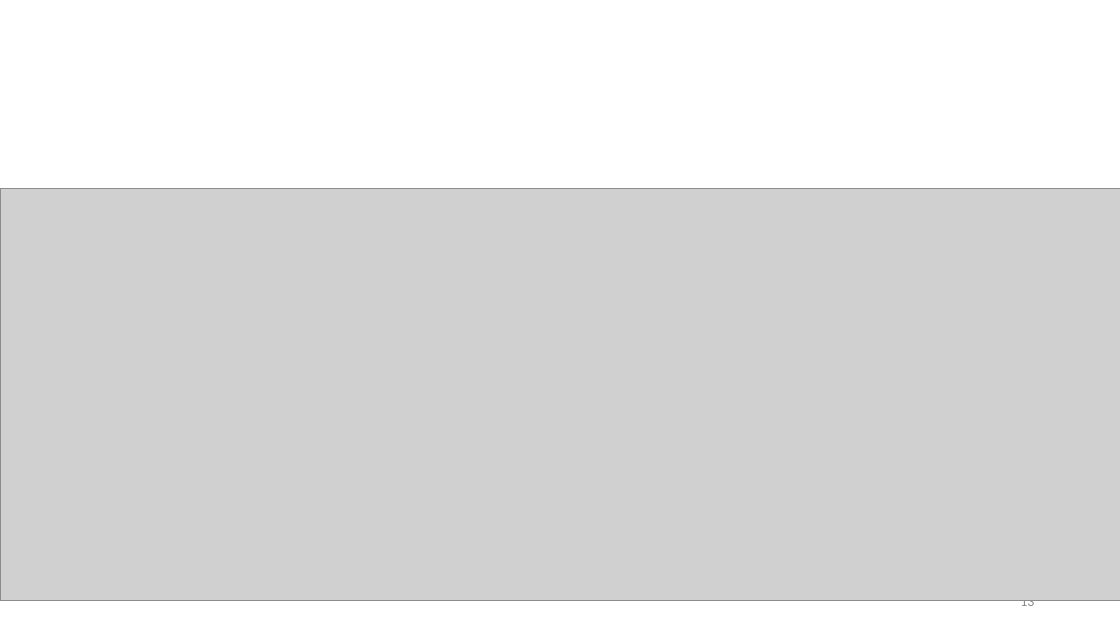
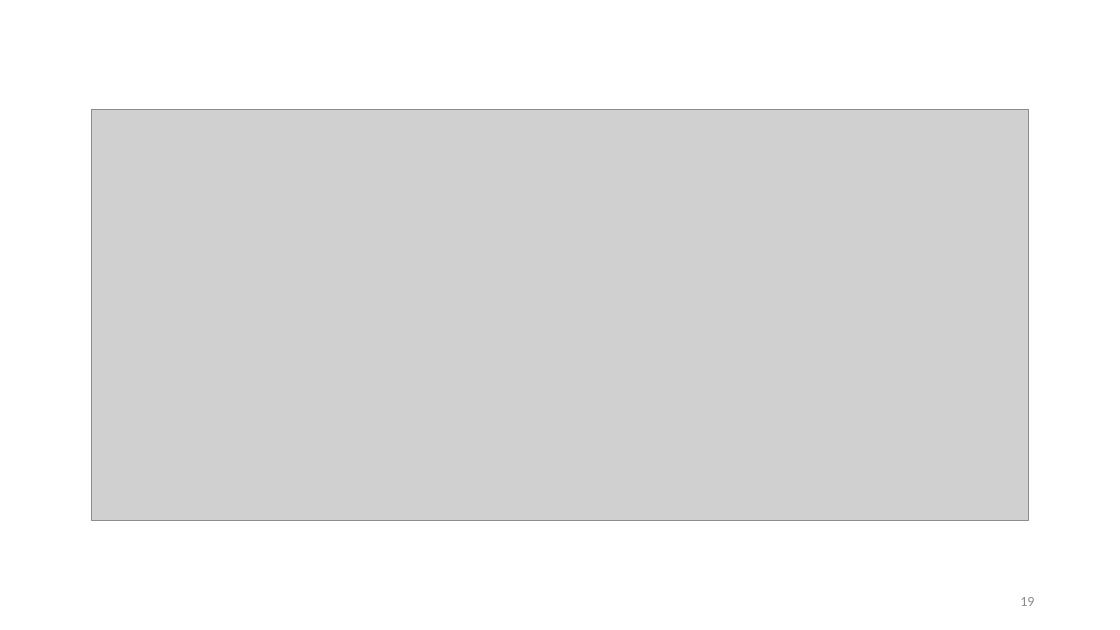
Before and after one commit to antoniovfonseca/compare-time-series, a slide deck: slide 19 of presentations/PIEzoomed_meeting_nov6.pptx (slide 13 before the commit). Drawn at 1120x630 pixels with LibreOffice and Linux fonts; fonts in the diff are those of the drawing; grey boxes stand for pictures. Boxes give left, top, right and bottom in pixels: in the first picture for what was removed or moved away, otherwise in the second. Text is boxed around its words. In the diff, an @@ line names an element or a change of style, - is before the commit and + after.

```diff
--- a/presentations/PIEzoomed_meeting_nov6.pptx
+++ b/presentations/PIEzoomed_meeting_nov6.pptx
@@ picture: place and size @@
-picture at (0,189,1120,601)
+picture at (92,109,1029,521)
@@ page number at (1020,597,1034,606): text changed @@
-13
+19
```
Also in this commit, not shown: 3 other slides changed, 8 slides added, 2 slides removed.
